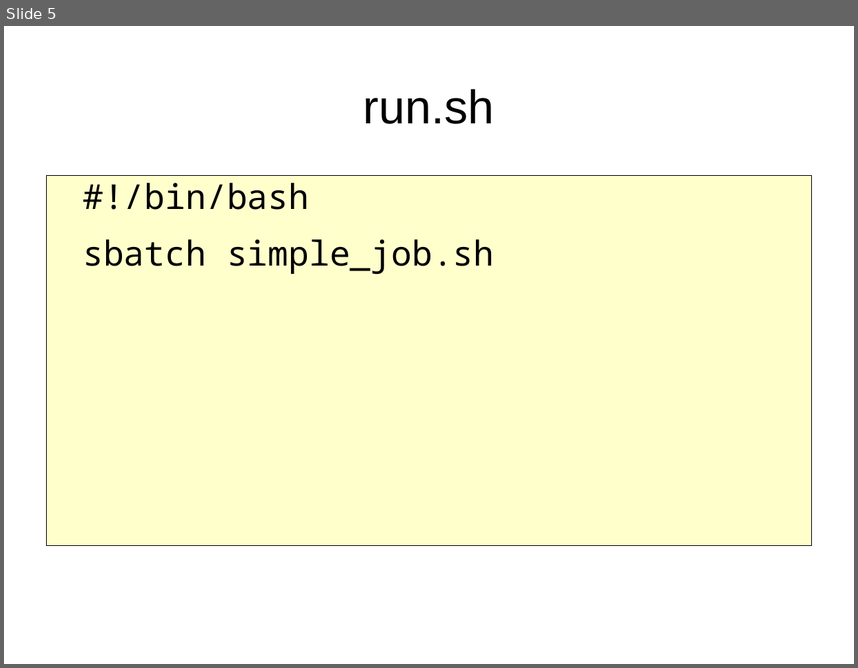
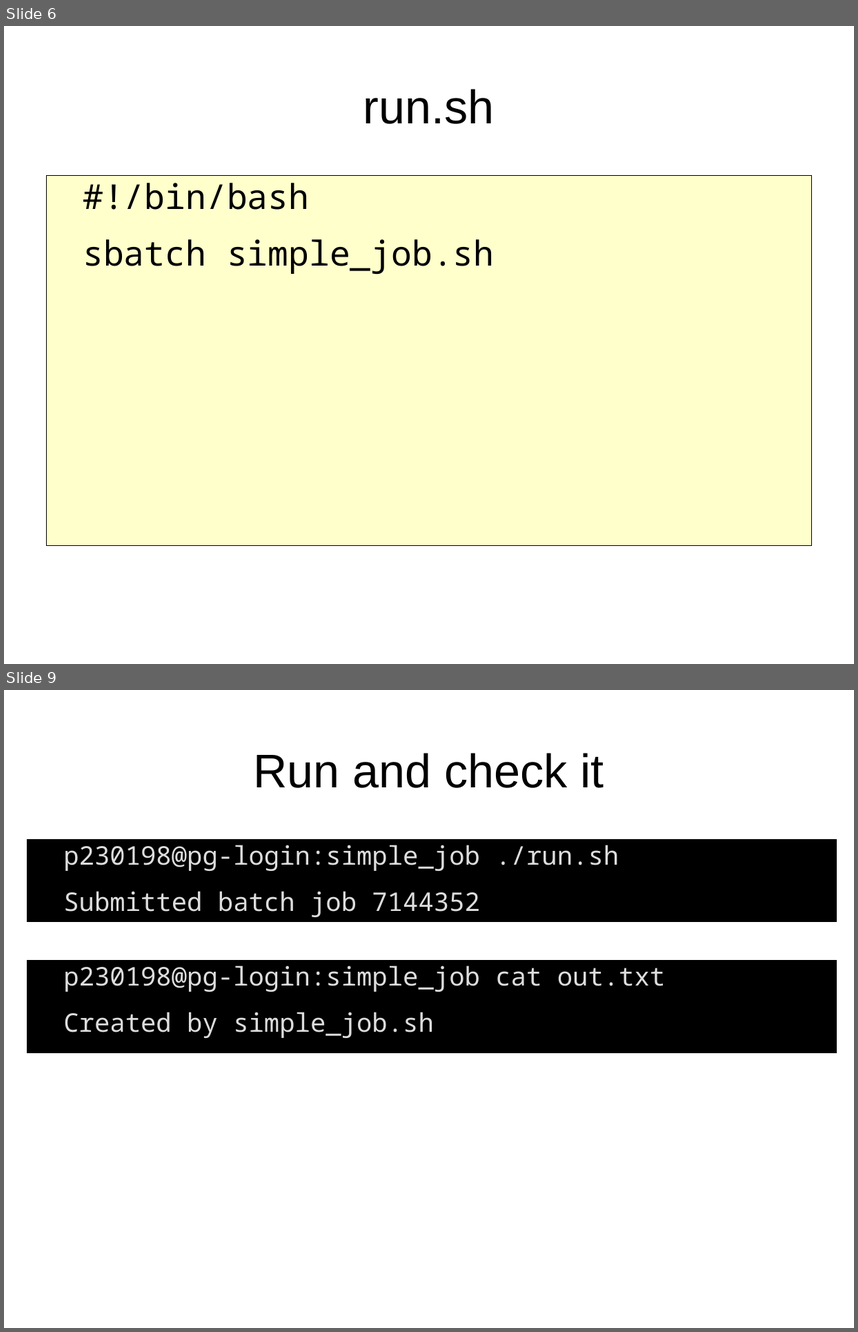
Before and after one commit to richelbilderbeek/peregrine, a slide deck: ParallelComputation.odp. Shown one above the other, each under a label of ours: slide 5 before the commit, slides 6 and 9 after it; the slides between them are not shown. The pictures are 858x668 and 858x1332 pixels, drawn with LibreOffice and Linux fonts; fonts in the diff are those of the drawing. Boxes give left, top, right and bottom in pixels: in the first picture for what was removed or moved away, otherwise in the second. Text is boxed around its words. In the diff, an @@ line names an element or a change of style, - is before the commit and + after.

```diff
--- a/ParallelComputation.odp
+++ b/ParallelComputation.odp
@@ slide 9 added at (4, 690, 854, 1328), background #FFFFFF @@
@@ title added at (253, 753, 604, 788), 44 pt, text #000000 @@
+Run and check it
@@ text added at (27, 839, 837, 921), fill #000000, outline #000000 0 pt, 24 pt, text #DDDDDD @@
+p230198@pg-login:simple_job ./run.sh
+● Submitted batch job 7144352
@@ text added at (27, 960, 837, 1052), fill #000000, outline #000000 0 pt, 24 pt, text #DDDDDD @@
+p230198@pg-login:simple_job cat out.txt
+● Created by simple_job.sh
@@ what was slide 5 is now slide 6 @@
```
Also in this commit, not shown: 3 slides changed, 3 other slides added, 5 other files.
